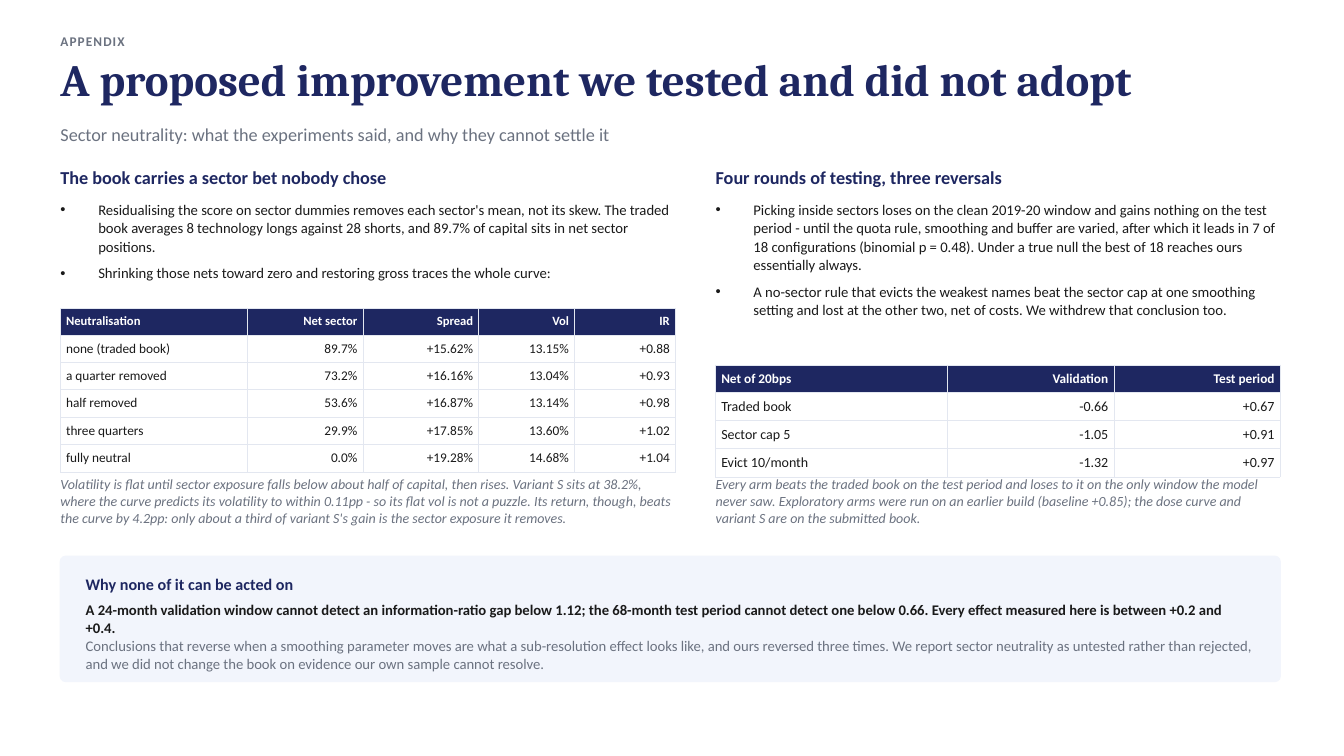
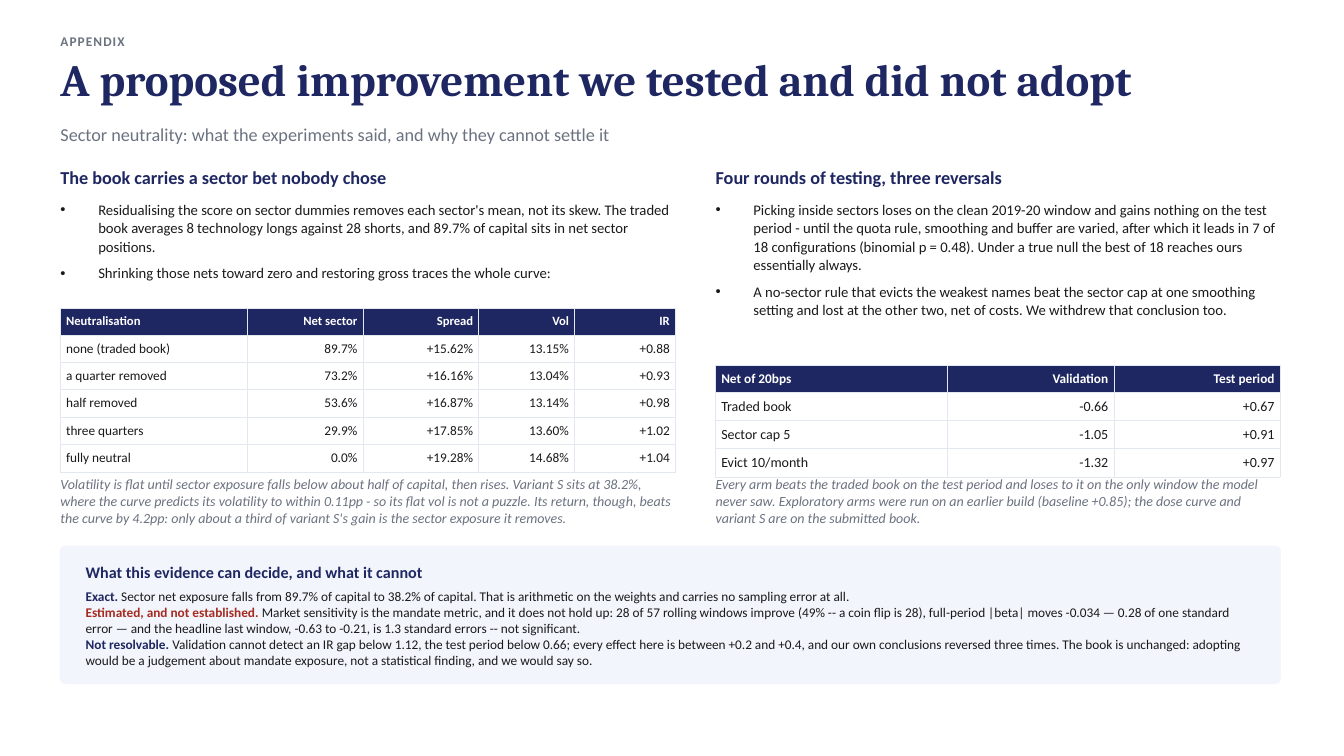
Before and after one commit to TonyTran03/hackathonfiam_zzz, a slide deck: slide 13 of 05_submission/FIAM_deck.pptx. Drawn at 1344x756 pixels with LibreOffice and Linux fonts; fonts in the diff are those of the drawing. Boxes give left, top, right and bottom in pixels: in the first picture for what was removed or moved away, otherwise in the second. Text is boxed around its words. In the diff, an @@ line names an element or a change of style, - is before the commit and + after.

```diff
--- a/05_submission/FIAM_deck.pptx
+++ b/05_submission/FIAM_deck.pptx
@@ rounded rectangle resized from (x1=60, y1=557, x2=1280, y2=682) to (x1=60, y1=546, x2=1280, y2=684) @@
@@ rounded rectangle at (x1=60, y1=546, x2=1280, y2=684): proportions changed @@
@@ text at (x1=86, y1=566, x2=422, y2=580): text changed @@
-Why none of it can be acted on
+What this evidence can decide, and what it cannot
@@ text at (x1=86, y1=591, x2=1241, y2=668): text changed; size 10.5 to 9.5 pt; text colour #6B7280 to #1A1A1A @@
-A 24-month validation window cannot detect an information-ratio gap below 1.12; the 68-month test period cannot detect one below 0.66. Every effect measured here is between +0.2 and +0.4.
-Conclusions that reverse when a smoothing parameter moves are what a sub-resolution effect looks like, and ours reversed three times. We report sector neutrality as untested rather than rejected, and we did not change the book on evidence our own sample cannot resolve.
+Exact. Sector net exposure falls from 89.7% of capital to 38.2% of capital. That is arithmetic on the weights and carries no sampling error at all.
+Estimated, and not established. Market sensitivity is the mandate metric, and it does not hold up: 28 of 57 rolling windows improve (49% -- a coin flip is 28), full-period |beta| moves -0.034 — 0.28 of one standard error — and the headline last window, -0.63 to -0.21, is 1.3 standard errors -- not significant.
+Not resolvable. Validation cannot detect an IR gap below 1.12, the test period below 0.66; every effect here is between +0.2 and +0.4, and our own conclusions reversed three times. The book is unchanged: adopting would be a judgement about mandate exposure, not a statistical finding, and we would say so.
```
Also in this commit, not shown: 9 other files.
